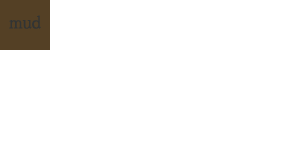
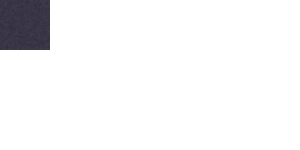
Two versions of the same layered image (w=300, h=150). Layer-by-layer changes:
added group "Group 1" with 4 layers above "Placeholder Texture" over [0, 0, 50, 50]
added layer "Layer 5" in group "Group 1" over [0, 0, 50, 50]
added group "Placeholder Texture" with 2 layers over [0, 0, 50, 50]
moved "mud" into group "Placeholder Texture" over [9, 15, 41, 29]
moved "Layer 1" into group "Placeholder Texture" over [0, 0, 50, 50]
